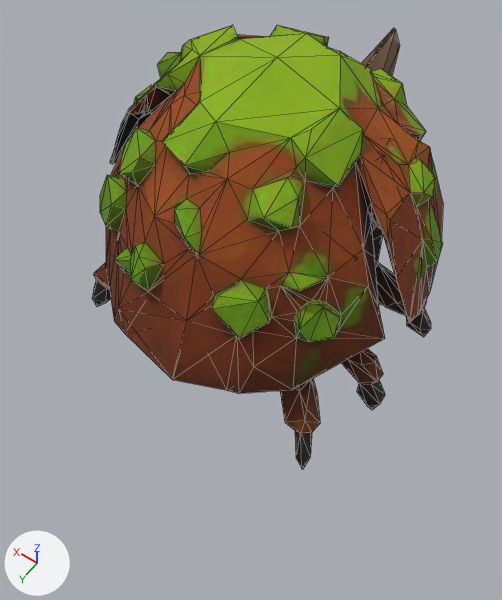
The glTF model ecorce/modeles/m_scarabee_ecorce.glb as it was, and as the next commit left it.
Camera for both pictures: a 50 mm camera at (-0.669, 1.019, 1.122) aimed at (-0.072, 0.182, -0.192). Lighting does not change. The marker at lower left points along +X, +Y and +Z. The older version comes first. Mesh edges are drawn as thin lines. Vertices at exactly the same position are counted once.

Names of what the first picture shows: 'geometry_0'.
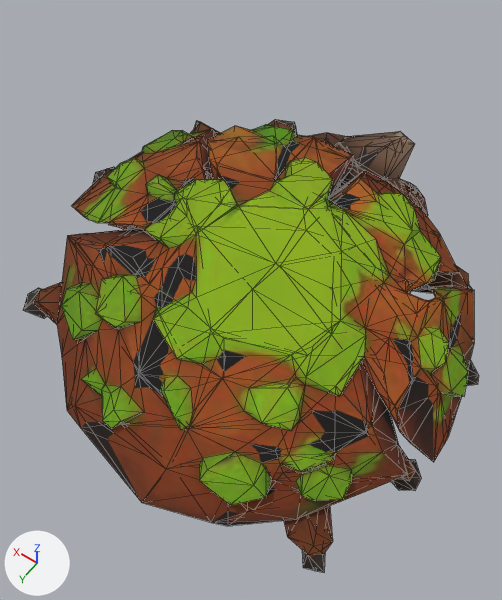
The newer file adds a shape key; the second version is drawn at full value of the shape key 'aplati' of 'geometry_0', and the change is written as the vertex moves it makes.

Where the change shows, as pixel boxes [x1, y1, x2, y2] in the pictures (502 x 600 px):
```json
{"object": "geometry_0", "change": "reshaped, moved, rescaled", "before": [92, 25, 443, 469], "after": [23, 119, 479, 572], "on screen": "30% wider"}
```

Scene script edits in JSON lines:
```json
{"block": "me_geometry_0", "where": "# used by ob_geometry_0; location = (-0.001, -0.001, 0.001); scale = (0.499, 0.499, 0.499)"}
{"op": "remove", "block": "me_geometry_0", "code": "me_geometry_0.from_pydata(...)  # 1461 vertices, 2996 faces; spans x -0.89..0.89, y -1.0..1.0, z -0.71..0.71"}
{"op": "add", "block": "me_geometry_0", "code": "me_geometry_0.from_pydata(...)  # 1461 vertices, 2996 faces; spans x -0.65..0.69, y -0.45..1.07, z -0.08..0.2"}
{"block": "me_geometry_0", "change": "me_geometry_0 part 1: the whole mesh is multiplied about its middle by the matrix ((0.751, 0.0, -0.015), (0.0, 0.76, 0.0), (0.114, 0.0, 0.099)), then moved by (0.02, 0.31, 0.09)"}
{"op": "set", "path": "ob_geometry_0.location", "old": "(-0.001, -0.001, 0.001)", "new": "(-0.025, -0.276, -0.367)"}
{"op": "set", "path": "ob_geometry_0.scale", "old": "(0.499, 0.499, 0.499)", "new": "(0.899, 0.899, 0.899)"}
```
